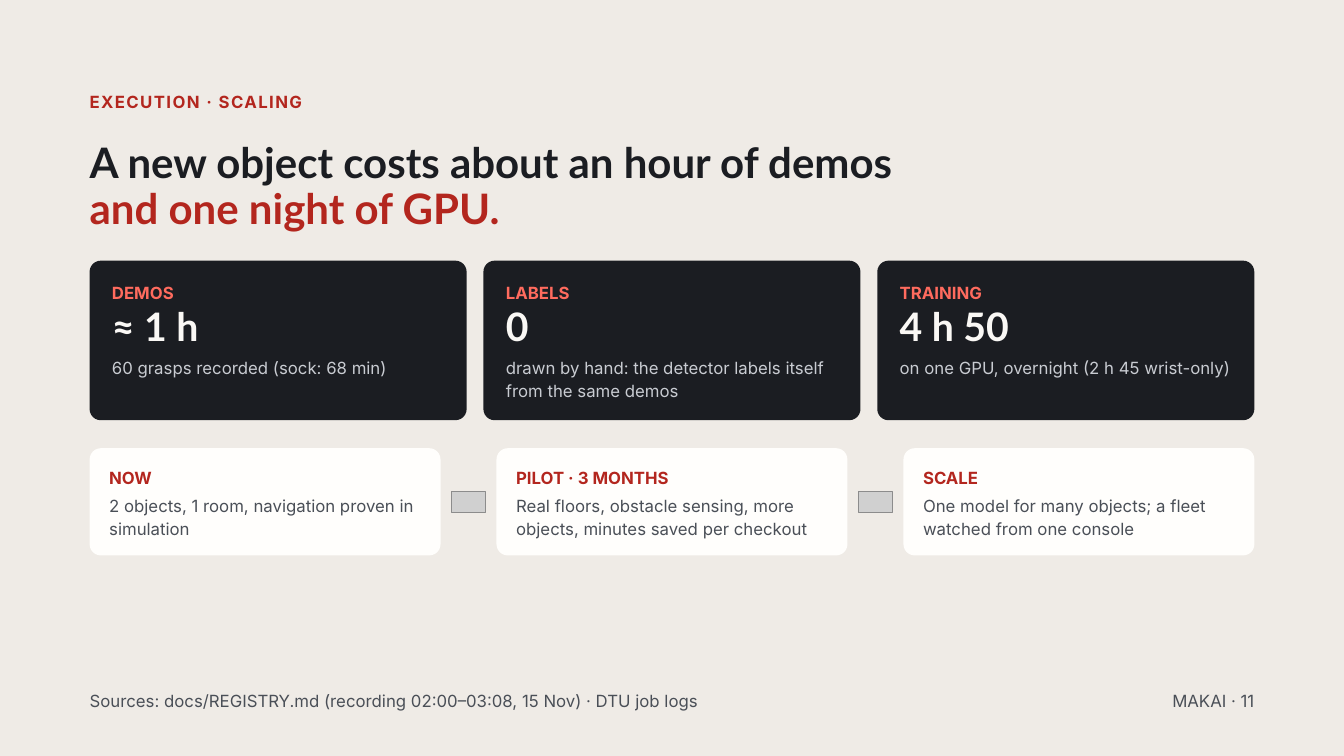
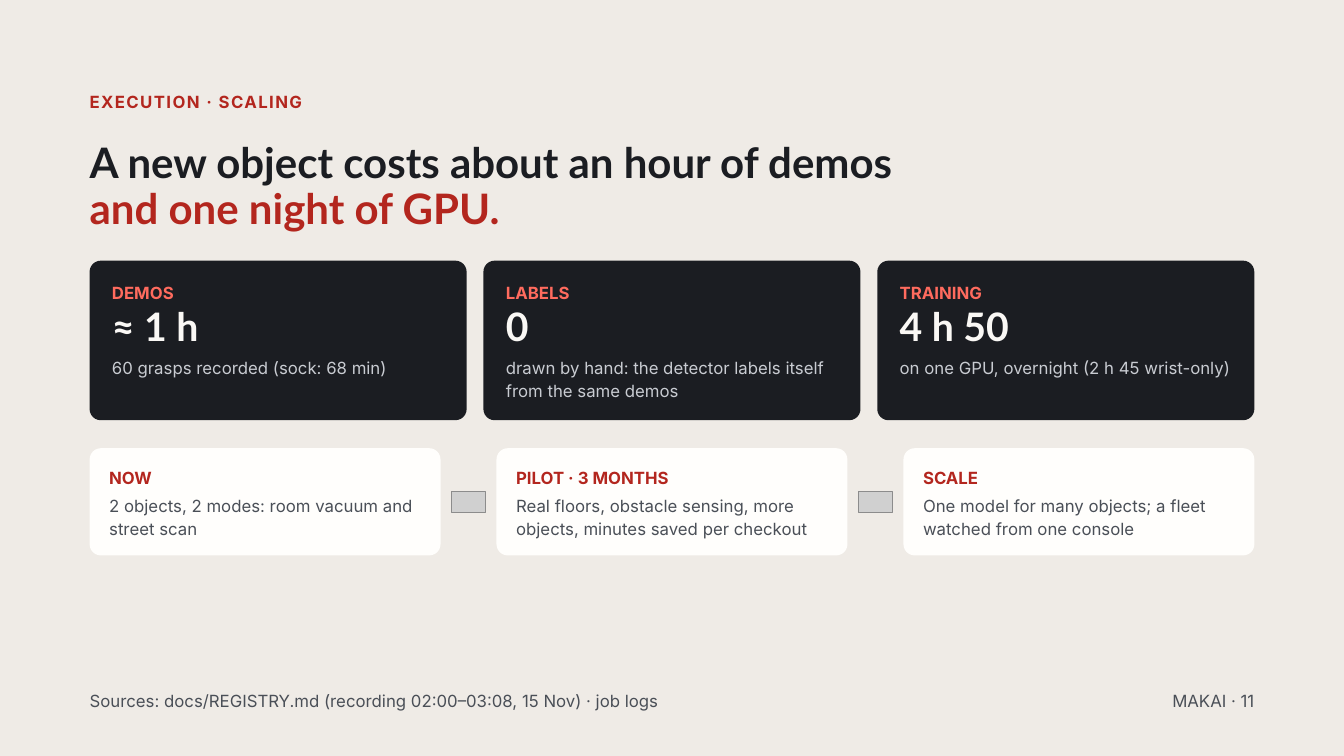
Before and after one commit to AliGhemires/MAKAI, a slide deck: slide 10 of MAKAI pitch.pptx. Drawn at 1344x756 pixels with LibreOffice and Linux fonts; fonts in the diff are those of the drawing; grey boxes stand for pictures. Boxes give left, top, right and bottom in pixels: in the first picture for what was removed or moved away, otherwise in the second. Text is boxed around its words. In the diff, an @@ line names an element or a change of style, - is before the commit and + after.

```diff
--- a/MAKAI pitch.pptx
+++ b/MAKAI pitch.pptx
@@ text at (109,499,413,535): text changed @@
-2 objects, 1 room, navigation proven in simulation
+2 objects, 2 modes: room vacuum and street scan
@@ text at (90,694,658,711): text changed @@
-Sources: docs/REGISTRY.md (recording 02:00–03:08, 15 Nov) · DTU job logs
+Sources: docs/REGISTRY.md (recording 02:00–03:08, 15 Nov) · job logs
```
Also in this commit, not shown: 6 other slides changed, 1 slide added, 7 other files.
